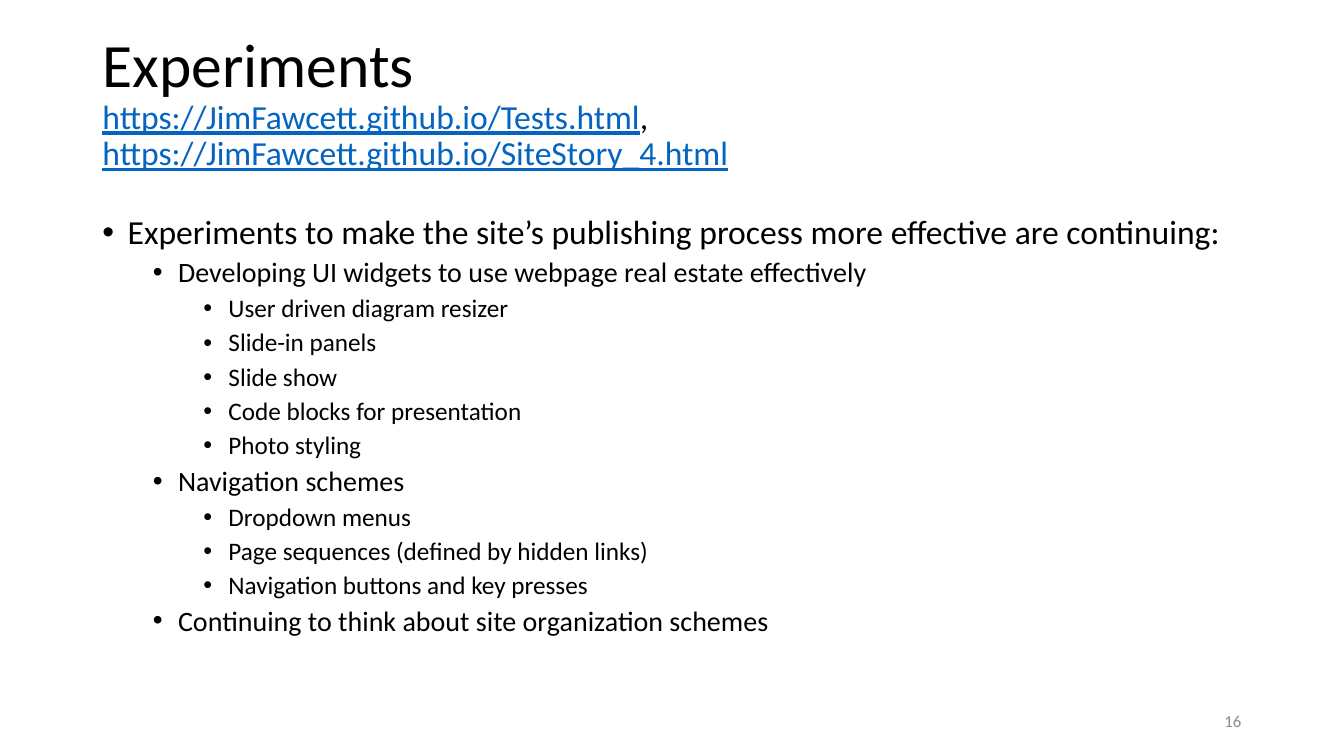
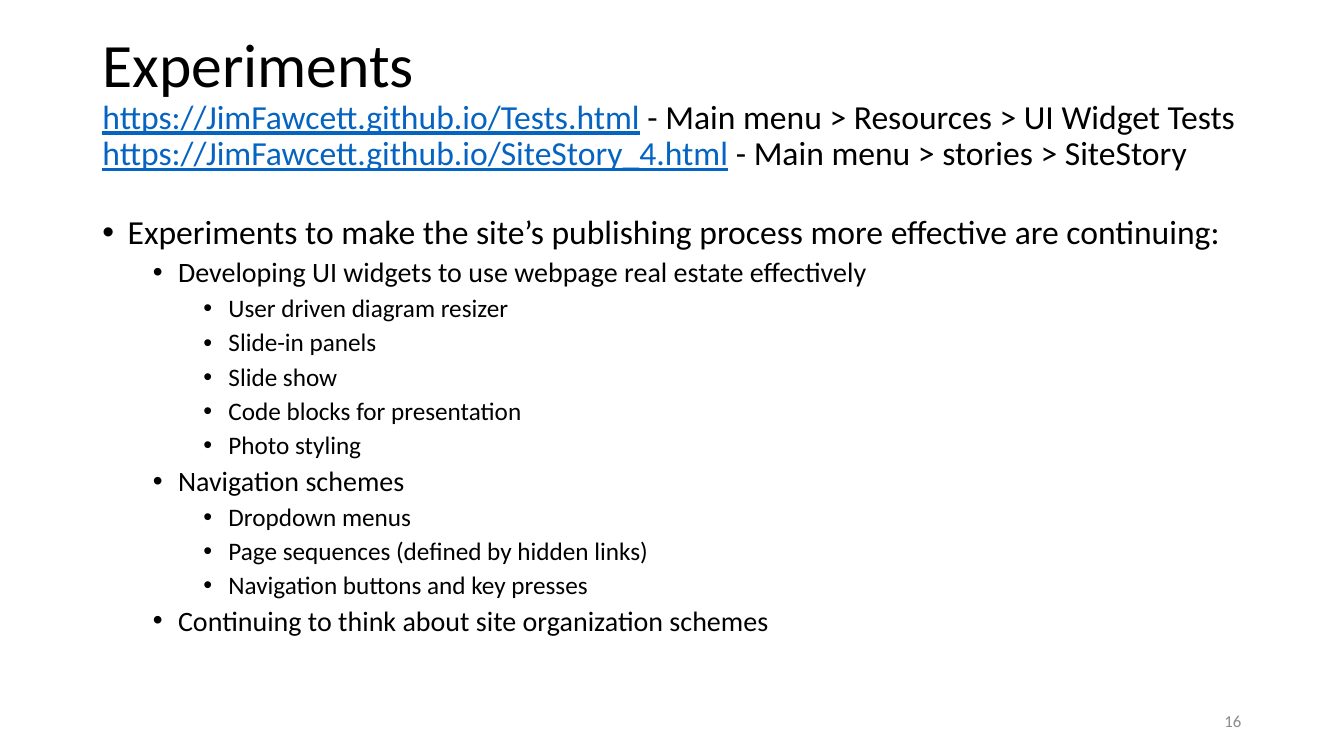
Before and after one commit to JimFawcett/JimFawcett.github.io, a slide deck: slide 16 of Resources/PublishingSourceCode.pptx. Drawn at 1344x756 pixels with LibreOffice and Linux fonts; fonts in the diff are those of the drawing. Boxes give left, top, right and bottom in pixels: in the first picture for what was removed or moved away, otherwise in the second. Text is boxed around its words. In the diff, an @@ line names an element or a change of style, - is before the commit and + after.

```diff
--- a/Resources/PublishingSourceCode.pptx
+++ b/Resources/PublishingSourceCode.pptx
@@ title at (102,44,1235,171): text changed @@
-Experiments
-https://JimFawcett.github.io/Tests.html, https://JimFawcett.github.io/SiteStory_4.html
+Experiments
+https://JimFawcett.github.io/Tests.html - Main menu > Resources > UI Widget Tests https://JimFawcett.github.io/SiteStory_4.html - Main menu > stories > SiteStory
```
Also in this commit, not shown: 3 other slides changed, 1 other file.
